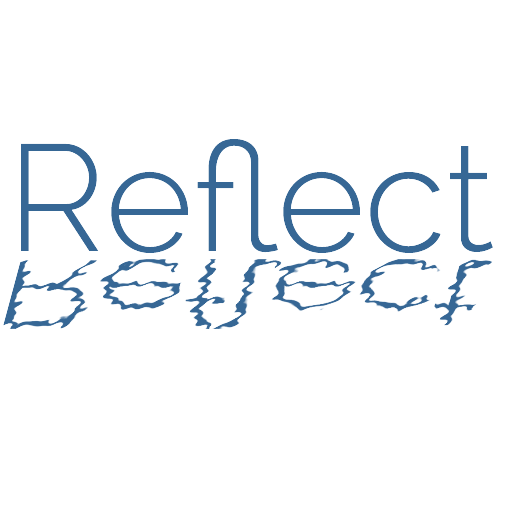
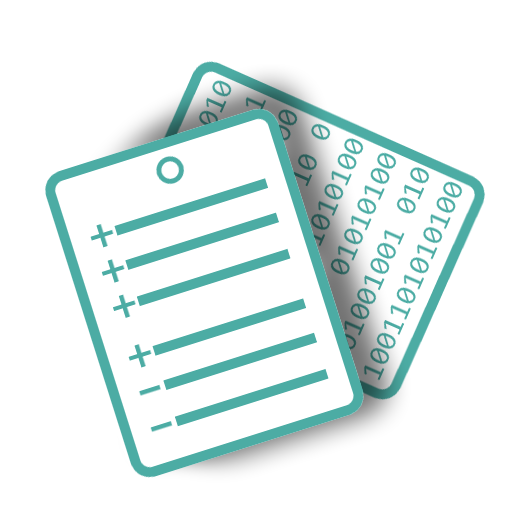
Two versions of the same layered image (512 × 512). Layer-by-layer changes:
removed layer "Reflect kopie" over box(3, 259, 493, 329)
removed layer "Reflect" over box(21, 139, 493, 253)
added layer "type" above "shadow" over box(44, 108, 364, 478)
added layer "shadow" (75%) above "reflection" over box(85, 63, 411, 480)
added layer "reflection" over box(163, 61, 486, 400)